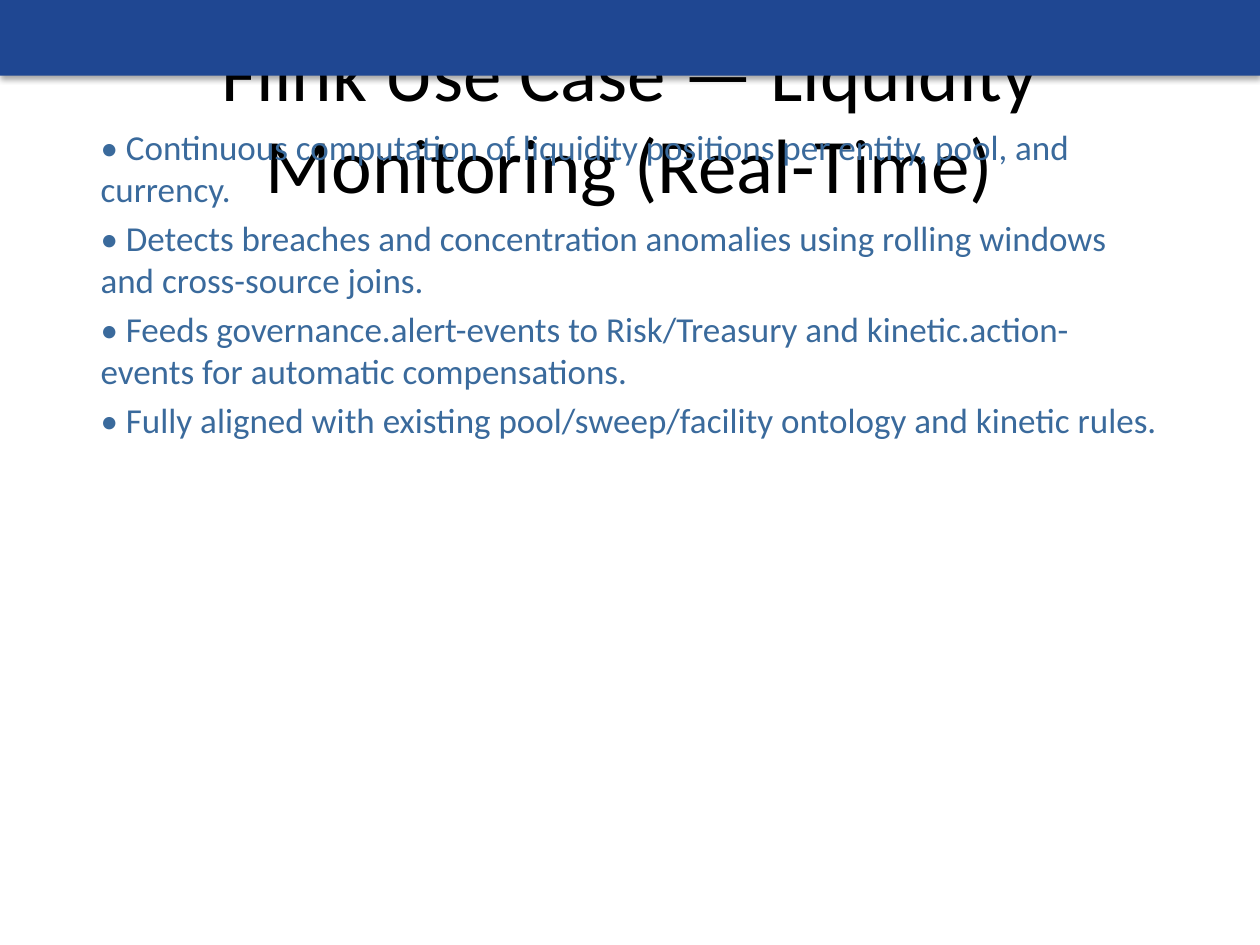
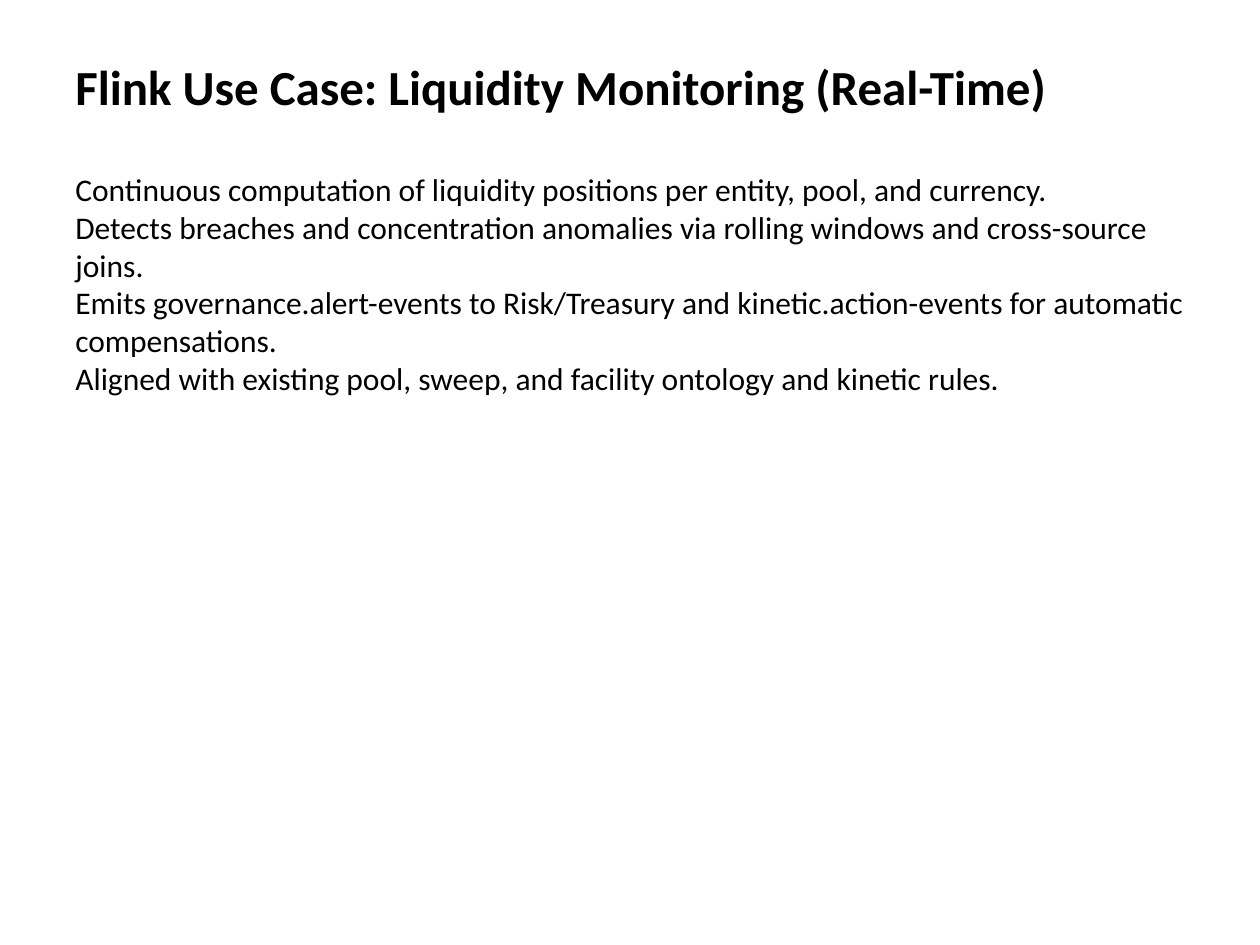
Before and after one commit to danielssonn/dataarch, a slide deck: slide 12 of artifacts/github-export/presentations/leadership-blueprint-presentation.pptx (slide 13 before the commit). Drawn at 1260x945 pixels with LibreOffice and Linux fonts; fonts in the diff are those of the drawing. Boxes give left, top, right and bottom in pixels: in the first picture for what was removed or moved away, otherwise in the second. Text is boxed around its words. In the diff, an @@ line names an element or a change of style, - is before the commit and + after.

Commit message:
feat: redo leadership presentation with Flink use-case slides (blueprint outline)

```diff
--- a/artifacts/github-export/presentations/leadership-blueprint-presentation.pptx
+++ b/artifacts/github-export/presentations/leadership-blueprint-presentation.pptx
@@ rectangle removed at [0, 0, 1260, 76] @@
@@ text "Flink Use Case: Liquidity Monitoring ..." at [75, 69, 1045, 114]: vertical alignment middle to top @@
@@ text at [75, 69, 1045, 114]: text changed; size 44 to 28 pt; bold on @@
-Flink Use Case — Liquidity Monitoring (Real-Time)
+Flink Use Case: Liquidity Monitoring (Real-Time)
@@ text at [75, 179, 1182, 396]: text changed; size 20 to 18 pt; text colour #3A6A9C to #000000 @@
-• Continuous computation of liquidity positions per entity, pool, and currency.
-• Detects breaches and concentration anomalies using rolling windows and cross-source joins.
-• Feeds governance.alert-events to Risk/Treasury and kinetic.action-events for automatic compensations.
-• Fully aligned with existing pool/sweep/facility ontology and kinetic rules.
+Continuous computation of liquidity positions per entity, pool, and currency.
+Detects breaches and concentration anomalies via rolling windows and cross-source joins.
+Emits governance.alert-events to Risk/Treasury and kinetic.action-events for automatic compensations.
+Aligned with existing pool, sweep, and facility ontology and kinetic rules.
```
Also in this commit, not shown: 11 other slides changed, 1 slide added, 1 slide removed, 1 other file.
